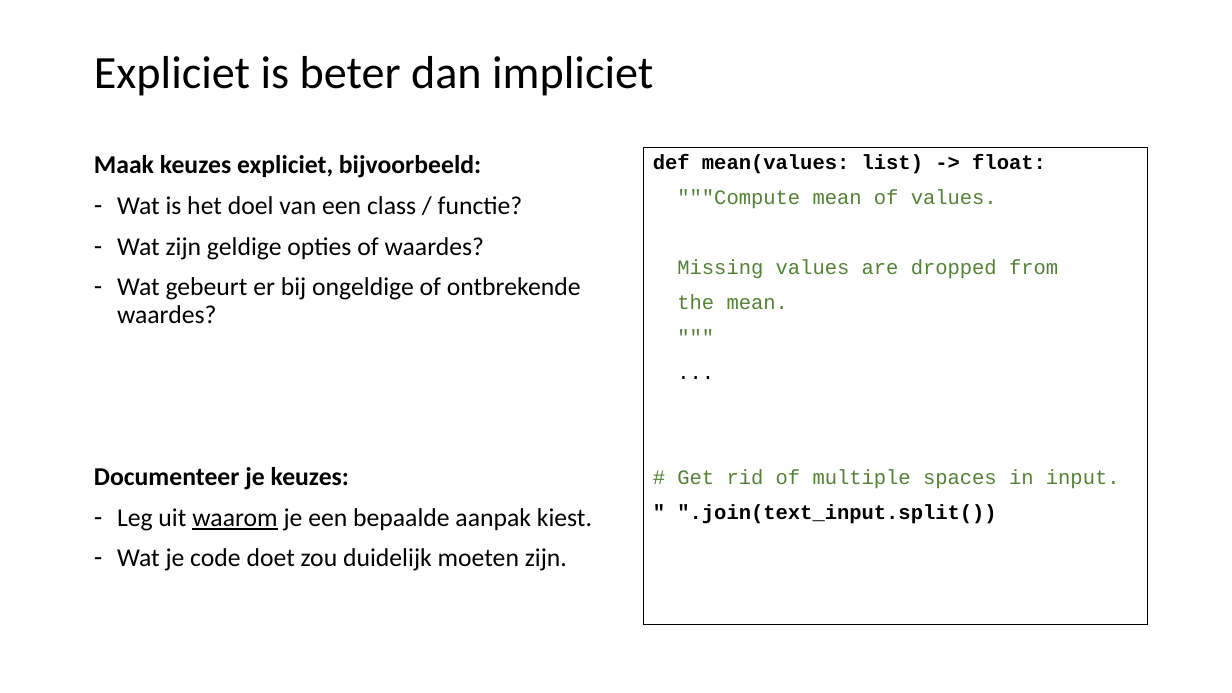
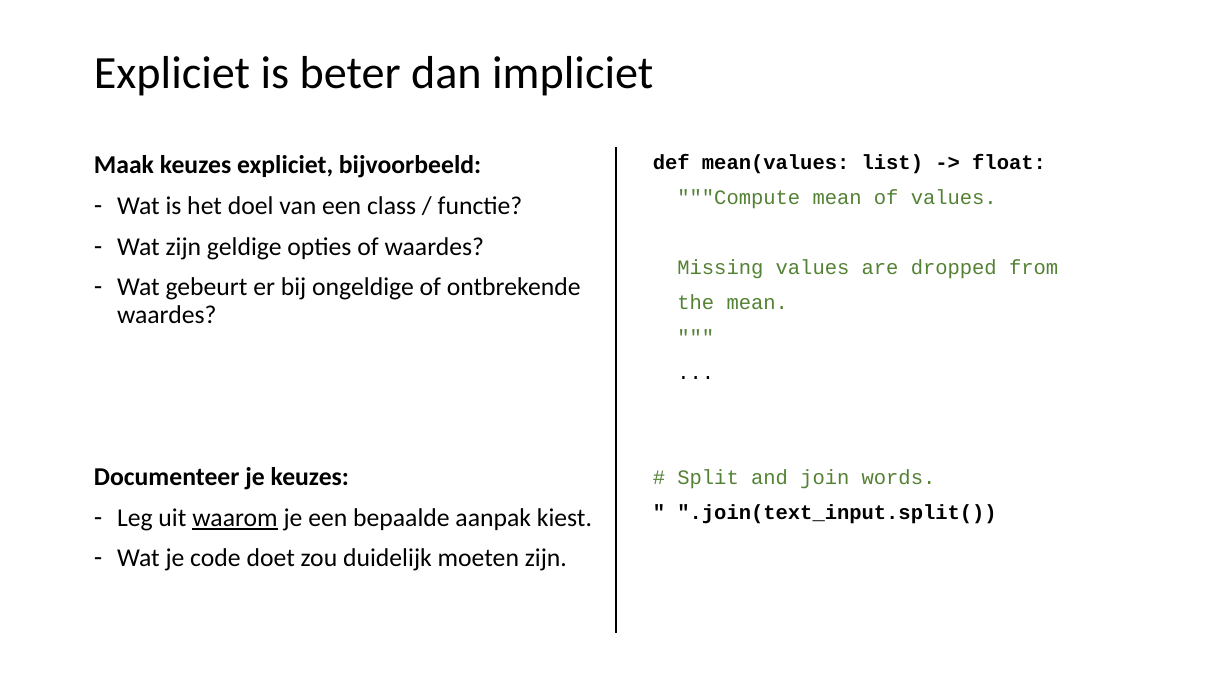
Before and after one commit to LFKoning/knowledge-sharing, a slide deck: slide 20 of python_trainees/2_production_code/python_traineeship_2.pptx. Drawn at 1232x693 pixels with LibreOffice and Linux fonts; fonts in the diff are those of the drawing. Boxes give left, top, right and bottom in pixels: in the first picture for what was removed or moved away, otherwise in the second. Text is boxed around its words. In the diff, an @@ line names an element or a change of style, - is before the commit and + after.

```diff
--- a/python_trainees/2_production_code/python_traineeship_2.pptx
+++ b/python_trainees/2_production_code/python_traineeship_2.pptx
@@ line added from (616, 147) to (616, 633), #000000 1.5 pt @@
@@ text "def mean(values: list) -> float:": place and size @@
-text "def mean(values: list) -> float:" at bbox=[644, 147, 1148, 624]
+text "def mean(values: list) -> float:" at bbox=[653, 154, 1058, 524]
@@ text "def mean(values: list) -> float:" at bbox=[653, 154, 1058, 524]: outline #000000 0.75 pt to none @@
@@ text at bbox=[677, 469, 936, 489]: text changed @@
-# Get rid of multiple spaces in input.
+# Split and join words.
```
Also in this commit, not shown: 1 other slide changed, 1 slide added, 5 other files.
